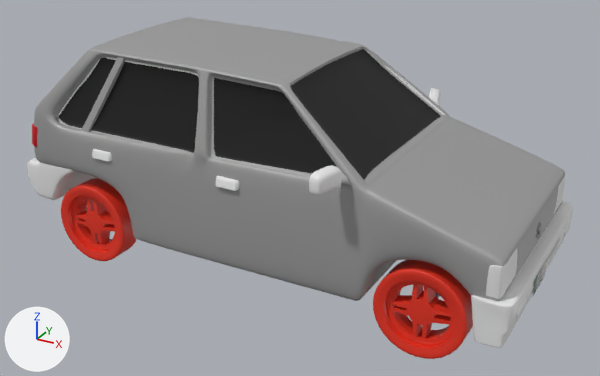
What one commit did to the FBX model Assets/Models/Mehran/Mehran.fbx.
Both versions are drawn from a 50 mm lens placed at (3.97, -6.16, 2.99), pointed at (0.62, -0.06, -0.06). The axes (+X, +Y, +Z) are drawn at lower left. The lights are the same throughout. Where no turn or scale is listed for an object, it has been applied to the vertices.

Names of what the first picture shows: 'Body', 'FrontTire.R', 'RearTire.R'.
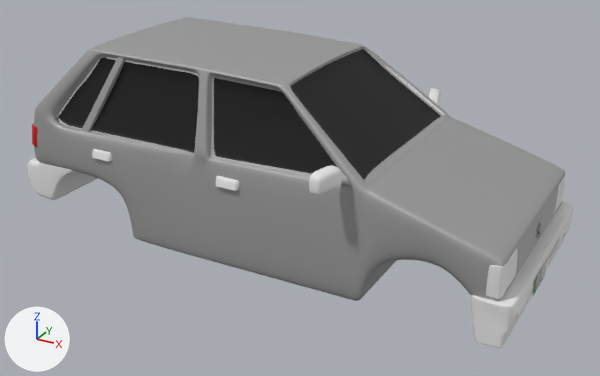
What changed in the scene script:
```text
Remove ob_fronttire_r:
    ob_fronttire_r = bpy.data.objects.new('FrontTire.R', me_cylinder_006)
    ob_fronttire_r.location = (2.139, -0.825, -0.459)
Remove ob_reartire_r:
    ob_reartire_r = bpy.data.objects.new('RearTire.R', me_cylinder_003)
    ob_reartire_r.location = (-1.132, -0.825, -0.459)
Remove ob_fronttireholderthingy:
    ob_fronttireholderthingy = bpy.data.objects.new('FrontTireHolderThingy', me_cylinder_001)
    ob_fronttireholderthingy.location = (2.14, 0.027, -0.454)
```

Where the change shows, as pixel boxes [x1, y1, x2, y2] in the pictures (600 x 376 px):
'FrontTire.R', deleted (red)
    before: [373, 260, 473, 359]
'RearTire.R', deleted (red)
    before: [61, 178, 136, 261]
'FrontTireHolderThingy', deleted
    before: [435, 292, 440, 297]
